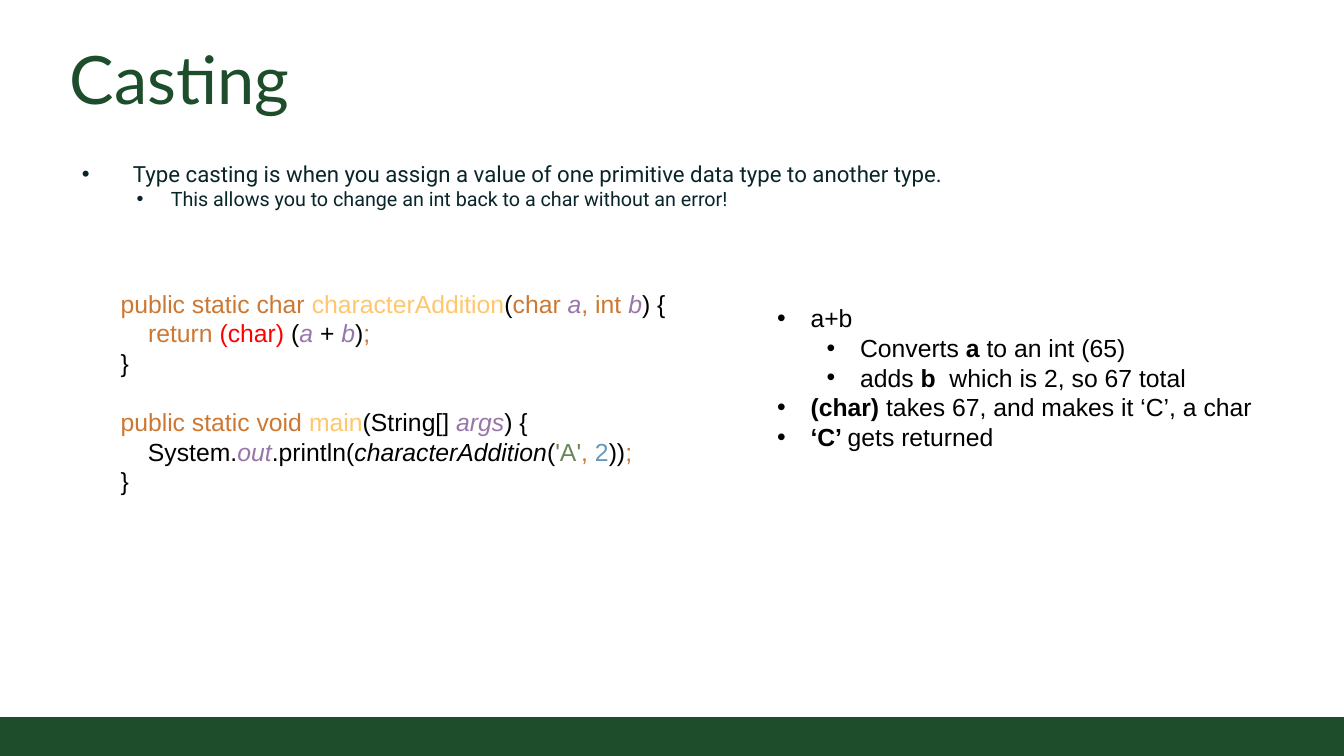
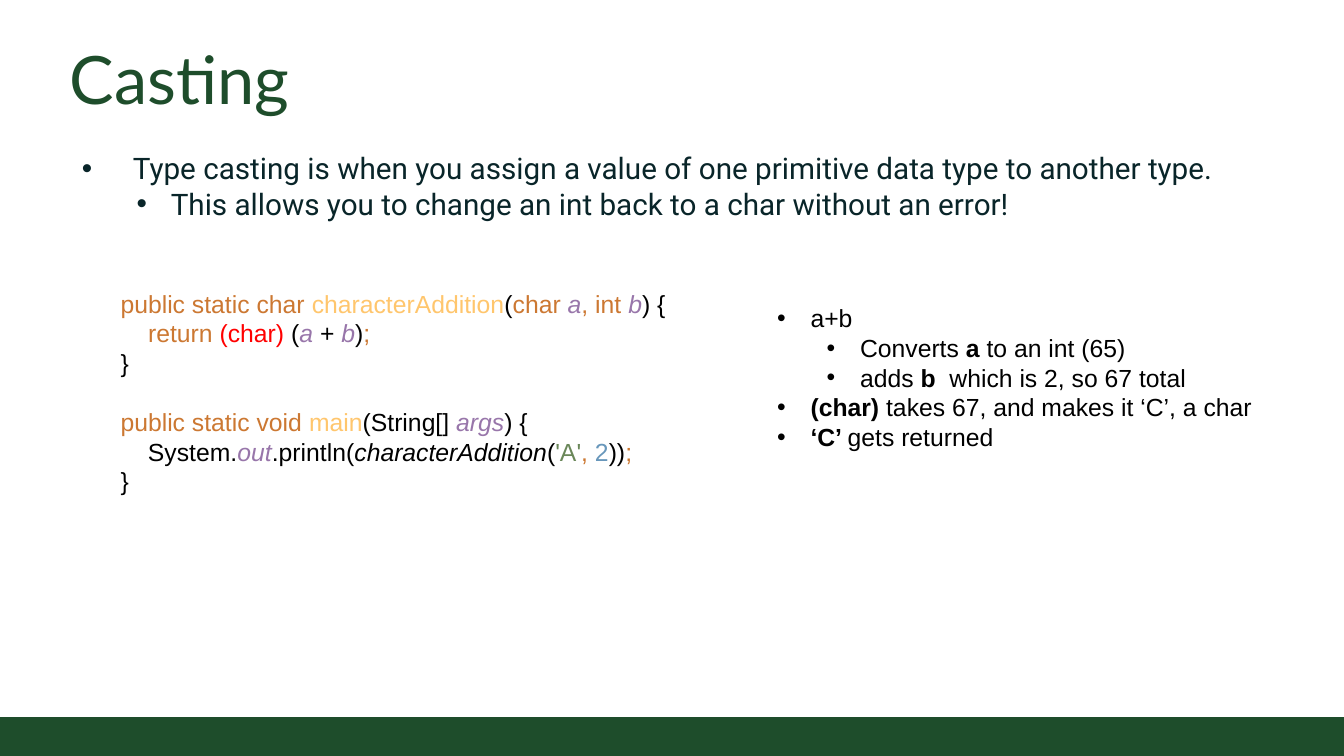
Before and after one commit to CSU-CompSci-CS163-4/Handouts, a slide deck: slide 5 of slides/On-Campus/02_03_CharactersAndStrings.pptx. Drawn at 1344x756 pixels with LibreOffice and Linux fonts; fonts in the diff are those of the drawing; background and template pictures are left out. Boxes give left, top, right and bottom in pixels: in the first picture for what was removed or moved away, otherwise in the second. Text is boxed around its words. In the diff, an @@ line names an element or a change of style, - is before the commit and + after.

```diff
--- a/slides/On-Campus/02_03_CharactersAndStrings.pptx
+++ b/slides/On-Campus/02_03_CharactersAndStrings.pptx
@@ text "Type casting is when you ..." moved from (x1=133, y1=165, x2=942, y2=211) to (x1=133, y1=156, x2=1212, y2=222) @@
@@ text "Type casting is when you ..." at (x1=133, y1=156, x2=1212, y2=222): size 18 to 24 pt in "Type casting is when you assign a ..."; size 16 to 24 pt in "This allows you to change an int ..." @@
```
Also in this commit, not shown: 9 other slides changed, 5 slides added.
